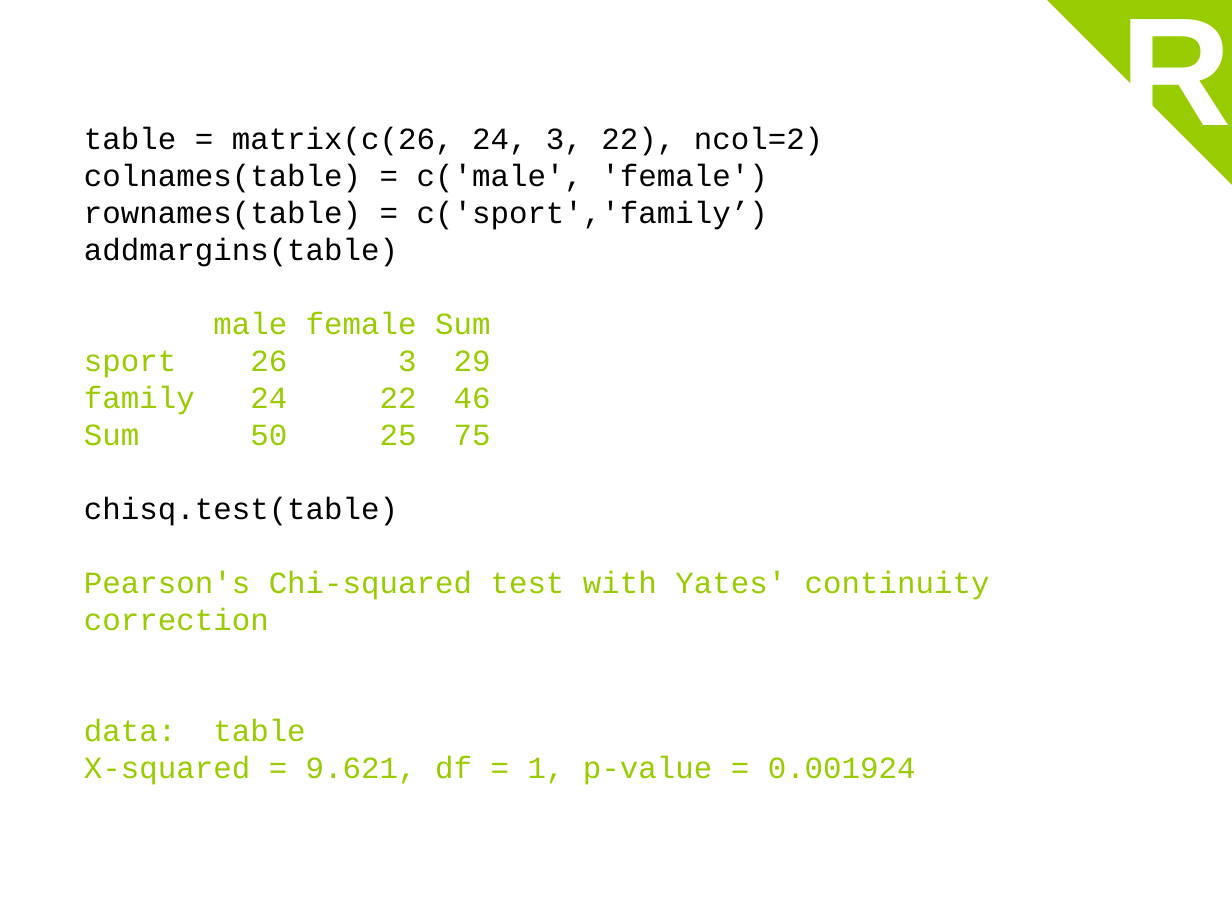
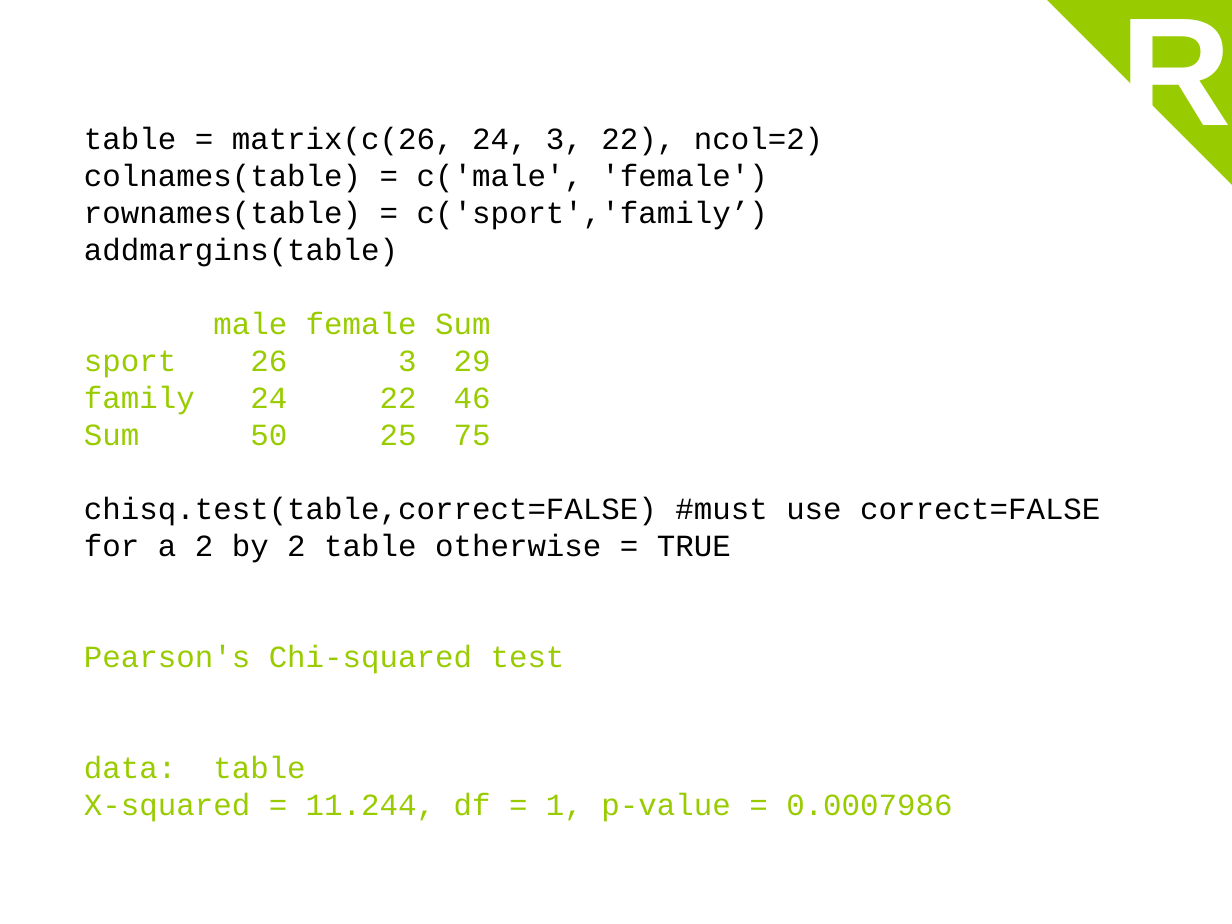
Before and after one commit to coms10011/2018_19, a slide deck: slide 20 of 17_CategoricalCHIsquare/17-Roudaut-stats- ChiSquare-30min.pptx (slide 19 before the commit). Drawn at 1232x924 pixels with LibreOffice and Linux fonts; fonts in the diff are those of the drawing. Boxes give left, top, right and bottom in pixels: in the first picture for what was removed or moved away, otherwise in the second. Text is boxed around its words. In the diff, an @@ line names an element or a change of style, - is before the commit and + after.

```diff
--- a/17_CategoricalCHIsquare/17-Roudaut-stats- ChiSquare-30min.pptx
+++ b/17_CategoricalCHIsquare/17-Roudaut-stats- ChiSquare-30min.pptx
@@ text at <box>84,497,1100,674</box>: text changed; text colour #99CC00 to #000000 @@
-chisq.test(table)
-Pearson's Chi-squared test with Yates' continuity correction
+chisq.test(table,correct=FALSE) #must use correct=FALSE for a 2 by 2 table otherwise = TRUE
+Pearson's Chi-squared test
@@ text at <box>84,792,952,822</box>: text changed @@
-X-squared = 9.621, df = 1, p-value = 0.001924
+X-squared = 11.244, df = 1, p-value = 0.0007986
```
Also in this commit, not shown: 4 other slides changed, 1 slide added, 1 other file.
